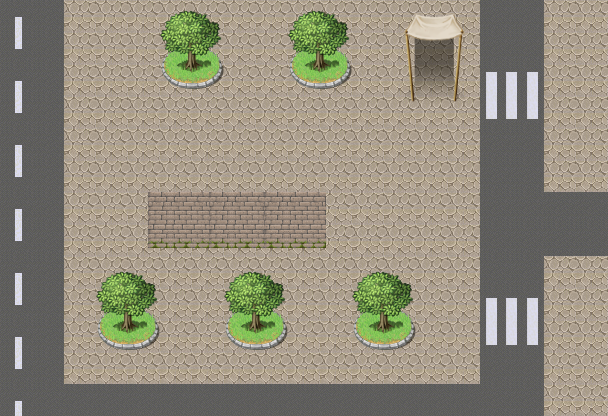
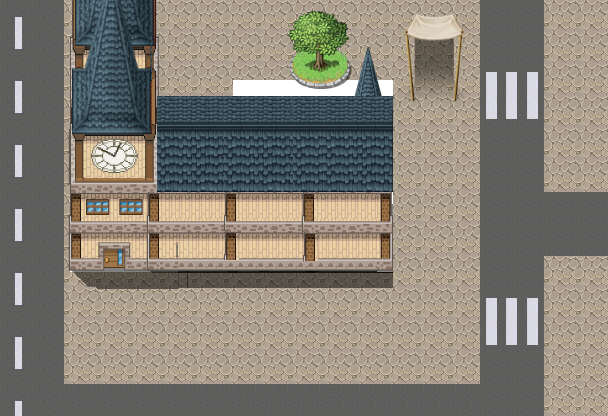
Layers edited between the first and the second w=608, h=416 image:
hid "Bäume" over [96, 10, 416, 350]
added layer "Kirche2 #2" above "Kirche2 #3" over [72, 0, 152, 134]
added layer "Kirche2 #3" above "Eingefügte Ebene #1" over [75, 0, 394, 192]
added layer "Eingefügte Ebene #1" above "Kirche2 #4" over [343, 46, 393, 150]
added layer "Kirche2 #1" above "dc88v07-fd847387-0745-476f-b77d-86f0f1fff040.png-Kopie" over [68, 67, 393, 290]
added layer "dc88v07-fd847387-0745-476f-b77d-86f0f1fff040.png-Kopie" above "Kirche2" over [68, 0, 179, 204]
showed "Kirche" over [70, 80, 393, 272]
